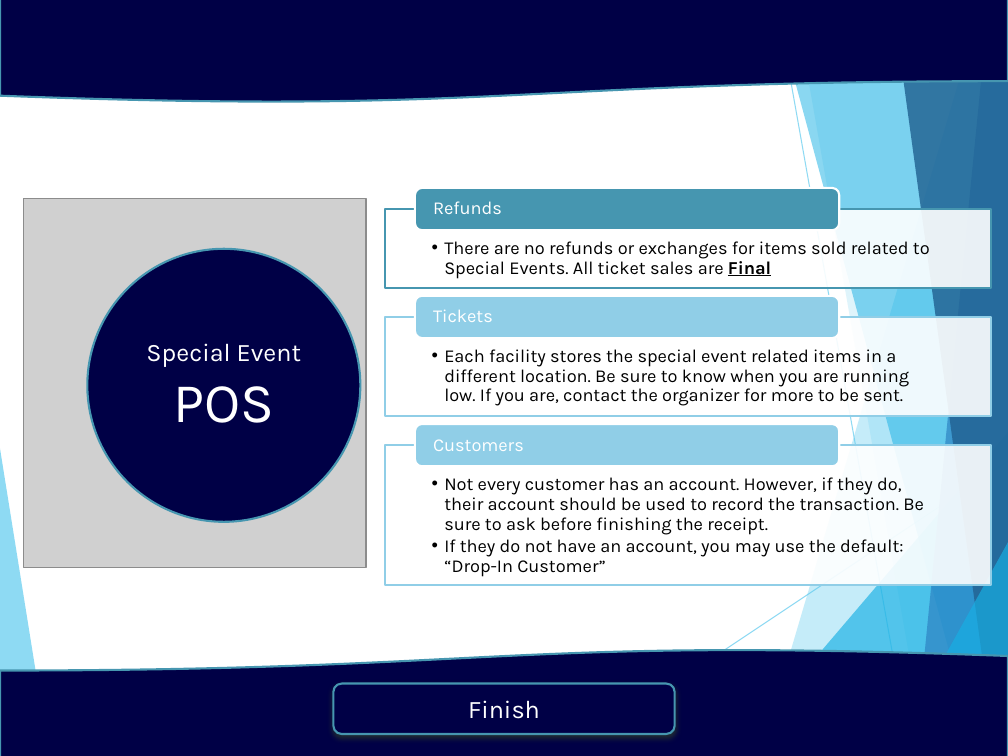
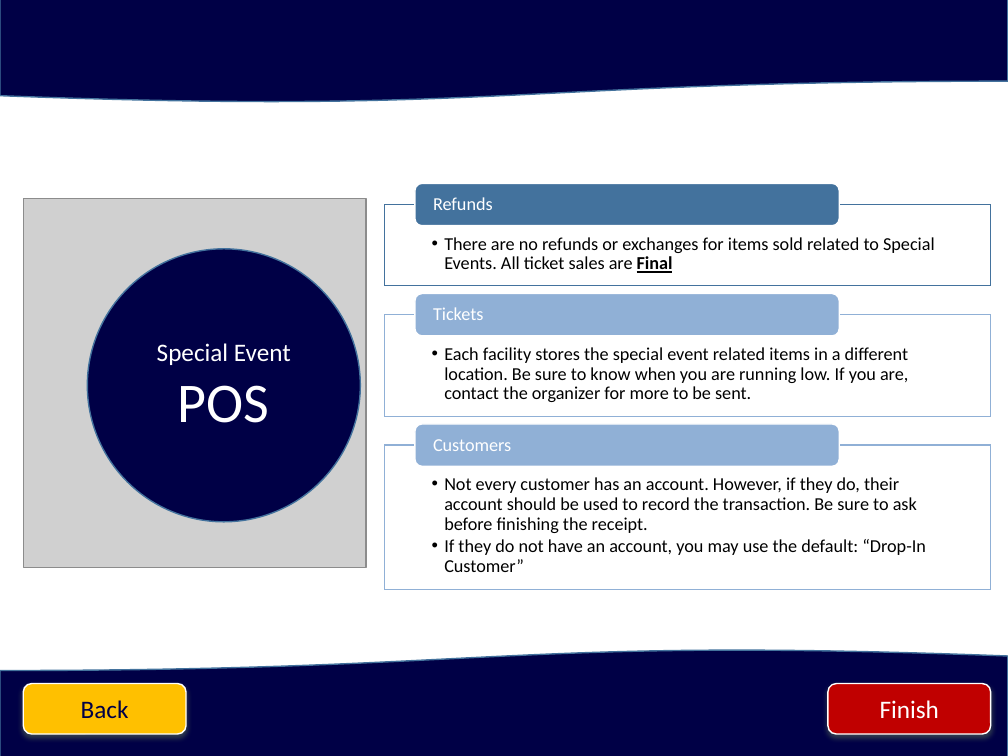
Before and after one commit to jstngoulet/ActiveNet_Trainer, a slide deck: slide 6 of ActiveNet Trainer/PowerPoint Creations/POS-Policy.pptx. Drawn at 1008x756 pixels with LibreOffice and Linux fonts; fonts in the diff are those of the drawing; grey boxes stand for pictures. Boxes give left, top, right and bottom in pixels: in the first picture for what was removed or moved away, otherwise in the second. Text is boxed around its words. In the diff, an @@ line names an element or a change of style, - is before the commit and + after.

```diff
--- a/ActiveNet Trainer/PowerPoint Creations/POS-Policy.pptx
+++ b/ActiveNet Trainer/PowerPoint Creations/POS-Policy.pptx
@@ outline #4696B1 1.5 pt to #43739E 1 pt in 3 elements at [0, 0, 1008, 103], [0, 649, 1008, 756], [385, 205, 991, 286] @@
@@ rectangle: place and size @@
-rectangle at [385, 209, 991, 287]
+rectangle at [385, 205, 991, 286]
@@ rounded rectangle: place and size @@
-rounded rectangle at [415, 187, 840, 230]
+rounded rectangle at [415, 183, 840, 226]
@@ rounded rectangle at [415, 183, 840, 226]: fill #4696B1 to #43739E; outline #FFFFFF 1.5 pt to #FFFFFF 1 pt @@
@@ font Karla to Calibri in 6 elements at [433, 439, 511, 451], [444, 347, 908, 402], [444, 477, 926, 572], [433, 307, 483, 320], [444, 237, 935, 273], [433, 197, 493, 210] @@
@@ ellipse "Special Event" at [88, 249, 361, 522]: font Karla to Calibri; outline #4696B1 1.5 pt to #43739E 1 pt @@
@@ rounded rectangle at [415, 293, 840, 336]: fill #90CEE7 to #91B1D6; outline #FFFFFF 1.5 pt to #FFFFFF 1 pt @@
@@ rectangle at [385, 314, 991, 416]: outline #90CEE7 1.5 pt to #91B1D6 1 pt @@
@@ rectangle at [385, 446, 991, 590]: outline #90CEE7 1.5 pt to #91B1D6 1 pt @@
@@ rectangle: place and size @@
-rectangle at [385, 446, 991, 586]
+rectangle at [385, 446, 991, 590]
@@ rounded rectangle at [415, 424, 840, 467]: fill #90CEE7 to #91B1D6; outline #FFFFFF 1.5 pt to #FFFFFF 1 pt @@
@@ group removed at [0, 0, 1008, 756]: 8 freeform shapes, 2 lines @@
@@ rounded rectangle added at [23, 683, 186, 734], fill #FFC000, outline #FFFFFF 1 pt, 18 pt, text #000046 @@
+Back
@@ rounded rectangle "Finish": place and size @@
-rounded rectangle "Finish" at [334, 683, 675, 734]
+rounded rectangle "Finish" at [828, 683, 991, 734]
@@ rounded rectangle "Finish" at [828, 683, 991, 734]: font Karla to Calibri; fill #000046 to #C00000; outline #4696B1 1.5 pt to #FFFFFF 1 pt; shadow changed @@
```
Also in this commit, not shown: 5 other slides changed, 12 other files.
